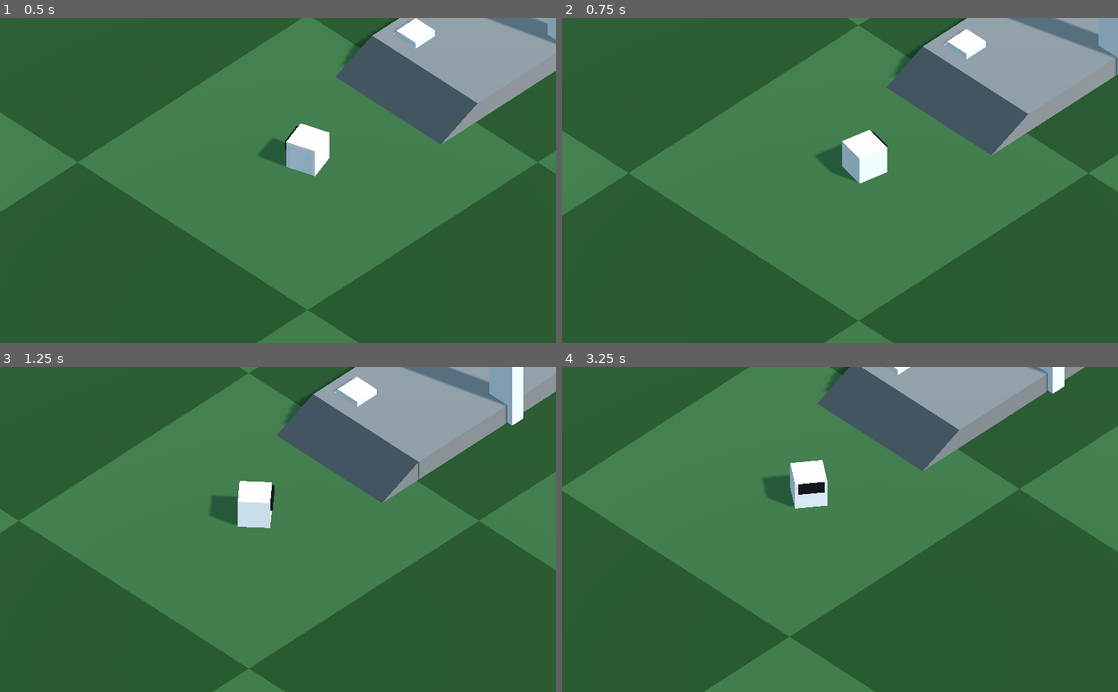
Above: before the commit, frames 1-4 (two rows, left to right).
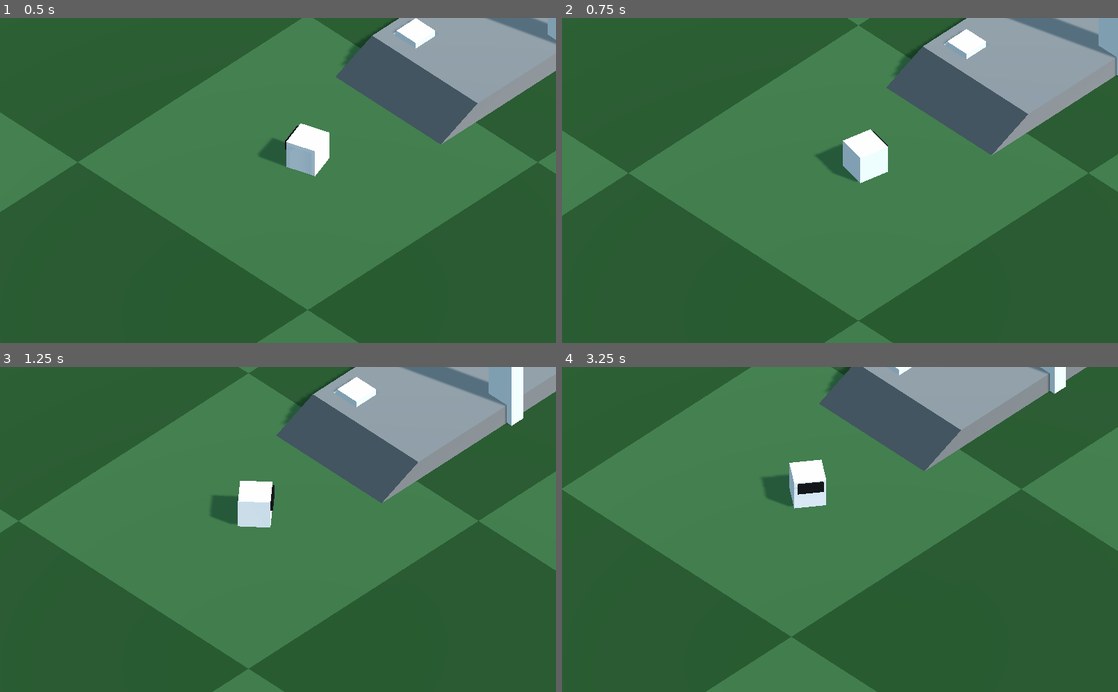
Above: after the commit, the same moments.

Repository: pixelsyntax/coolfriends-pingpong
Game: Godot game, scene res://Scenes/Initial Testscene.tscn
Two runs of this game, one before a commit and one after it. Both use one fixed random seed, a clock stepped at 60 frames per second and the inputs below.
Inputs (mouse positions are in pixels of both pictures, inside the frame that each line leads up to):
- Up to frame 1 (0.5 s): no input
- Up to frame 2 (0.75 s): move the mouse to (962, 164) at 0.52 s; click (962, 164) at 0.67 s
- Up to frame 3 (1.25 s): no input
- Up to frame 4 (3.25 s): move the mouse to (728, 545) at 1.27 s; click (728, 545) at 1.42 s; move the mouse to (895, 458) at 2.02 s; click (895, 458) at 2.17 s; move the mouse to (812, 594) at 2.77 s; click (812, 594) at 2.92 s

Frame 1 is identical in both runs. In frame 2, 0.1% of the frame differs, in the area x 1-100%, y 0-100%; in frame 3, 0.3%; in frame 4, 1.2%, in the area x 0-100%, y 0-100%.

Commit message:
Player speed now depending on distance to cursor

Diff:
--- a/coolfriends-godot/Scenes/Player KinematicBody.gd
+++ b/coolfriends-godot/Scenes/Player KinematicBody.gd
@@ -1,7 +1,9 @@
 extends KinematicBody
 
-export var speedMove = 8.0
-export var speedRot = 270.0
+export var speedMoveMax = 9.0
+#export var speedRot = 270.0
+export var inputDistMin = 1.0
+export var inputDistMax = 3.5
 
 var mouseMove = false
 
@@ -16,11 +18,14 @@
 	var mousePos = get_viewport().get_mouse_position()
 	var camera = get_viewport().get_camera() # gets _3D_ camera, not 2D!
 	var mousePos3D = floorPlane.intersects_ray(camera.project_ray_origin(mousePos), camera.project_ray_normal(mousePos))
-	var targetTransform = transform.looking_at(translation - (mousePos3D - translation), Vector3.UP)
+	var dir = (mousePos3D - translation)
+	var targetTransform = transform.looking_at(translation - dir, Vector3.UP)
 	targetTransform = transform.interpolate_with(targetTransform, 0.1) # TODO make it more frame-independet
 	rotation = targetTransform.basis.get_euler()
 
-	var forward = transform.basis.z * speedMove if mouseMove else Vector3.ZERO
+	# final movement
+	var speed = speedMoveMax * clamp(dir.length() / (inputDistMax - inputDistMin) - inputDistMin, 0.0, 1.0)
+	var forward = transform.basis.z * speed if mouseMove else Vector3.ZERO
 	var gravity = Vector3.DOWN * 5
 	move_and_slide( forward + gravity, Vector3.UP, false, 4, PI/2 )
 
